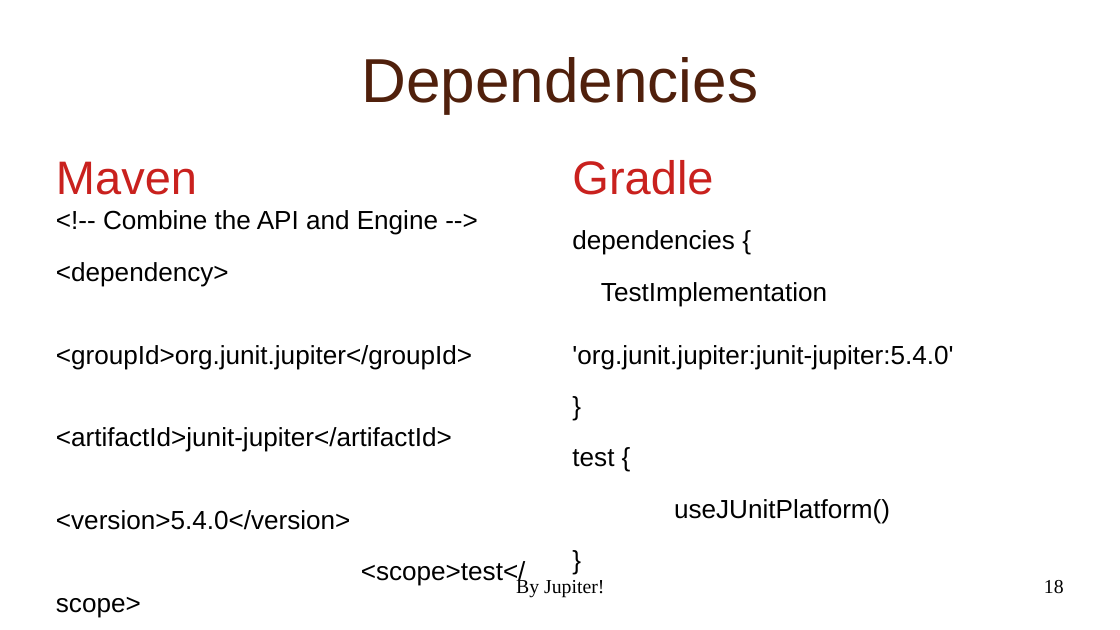
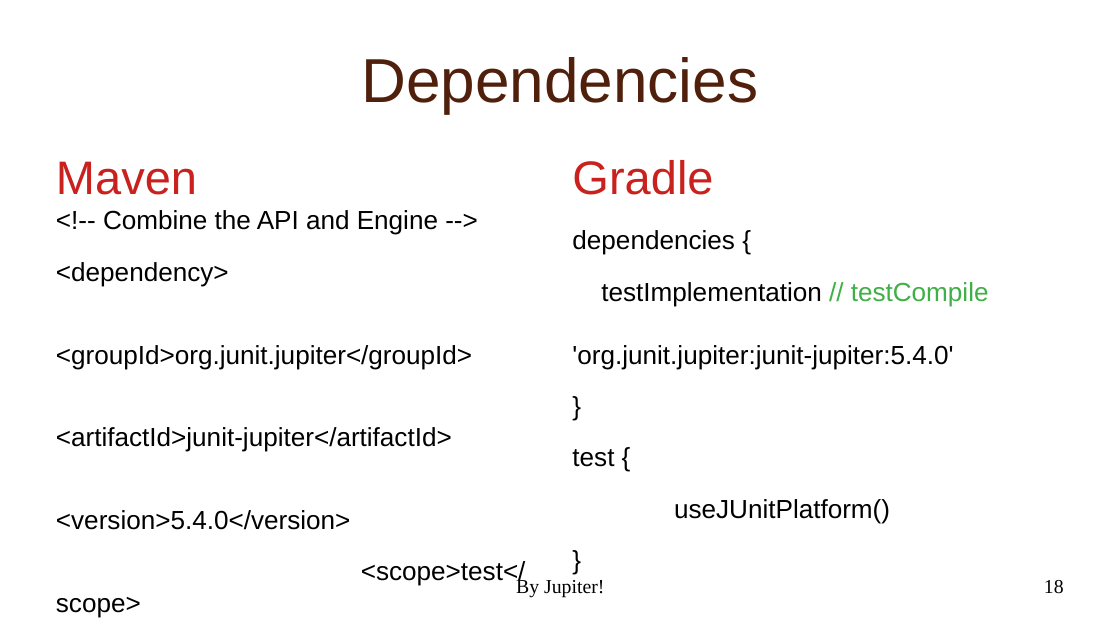
Before and after one commit to NextPoorSlob/JUnit5-Presentation-Sample-Code, a slide deck: slide 18 of ByJupiter.odp. Drawn at 1120x630 pixels with LibreOffice and Linux fonts; fonts in the diff are those of the drawing; background and template pictures are left out. Boxes give left, top, right and bottom in pixels: in the first picture for what was removed or moved away, otherwise in the second. Text is boxed around its words. In the diff, an @@ line names an element or a change of style, - is before the commit and + after.

```diff
--- a/ByJupiter.odp
+++ b/ByJupiter.odp
@@ text at [572, 282, 989, 369]: text changed @@
-TestImplementation
-'org.junit.jupiter:junit-jupiter:5.4.0'
+testImplementation // testCompile
+'org.junit.jupiter:junit-jupiter:5.4.0'
```
Also in this commit, not shown: 5 other slides changed, 10 other files.
